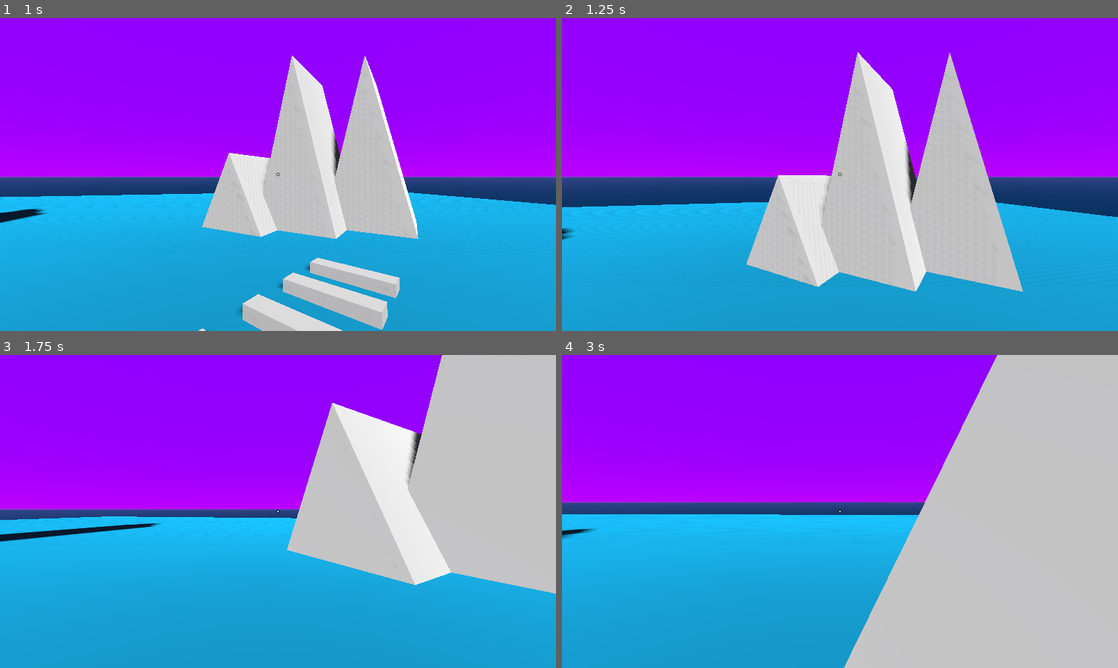
Above: before the commit, frames 1-4 (two rows, left to right).
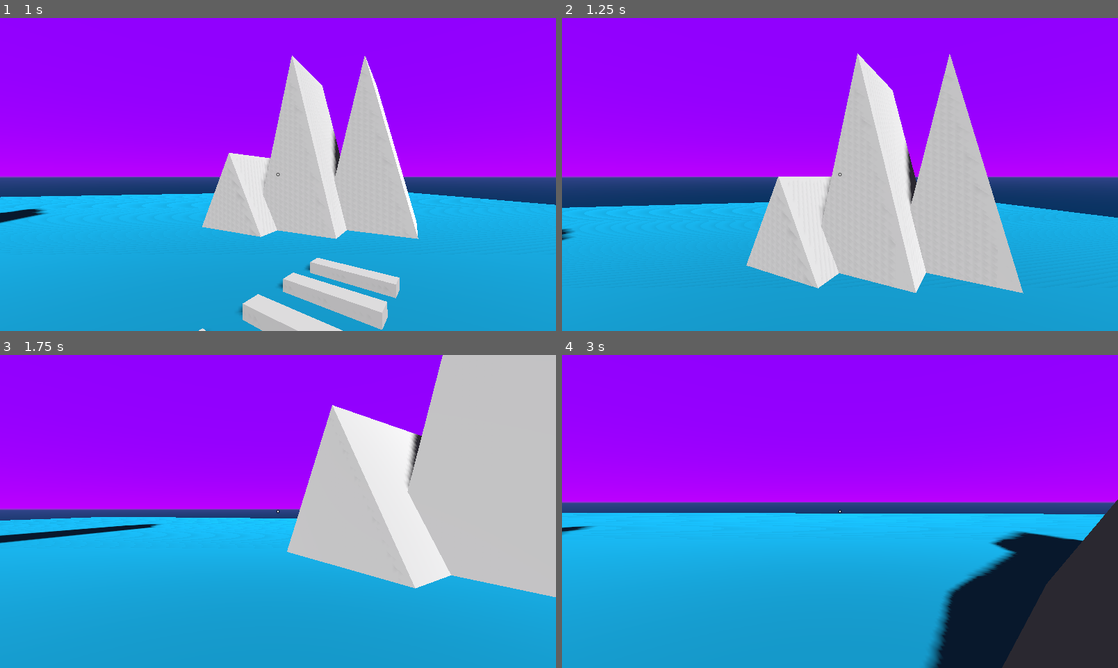
Above: after the commit, the same moments.

Repository: DeerTears/Embers-FPS-Controller
Game: Godot game, scene res://Main.tscn
Same seed, same stepped clock (60 frames per second), same inputs: the game is played once before the commit and once after it.
Inputs (mouse positions are in pixels of both pictures, inside the frame that each line leads up to):
- Up to frame 1 (1 s): tap Enter at 0.5 s; move the mouse to (305, 174) at 0.52 s; hold W (forward) from 0.53 s (still down); hold Shift (sprint) from 0.53 s (still down); tap Space (jump) at 0.77, 0.8 s
- Up to frame 2 (1.25 s): keep holding W (forward); keep holding Shift (sprint); tap Space (jump) at 1.07 s
- Up to frame 3 (1.75 s): keep holding W (forward); move the mouse to (250, 511) at 1.27 s; release Shift (sprint) at 1.28 s; tap Space (jump) at 1.35, 1.52 s; tap Shift (sprint) at 1.55 s
- Up to frame 4 (3 s): keep holding W (forward); tap Space (jump) at 1.82, 2.3 s; move the mouse to (851, 505) at 2.02 s; press the mouse at (851, 505) at 2.03 s; move the mouse to (834, 517) at 2.77 s; release the mouse at (834, 517) at 2.78 s; tap Shift (sprint) at 2.85 s

Frame 1 is identical in both runs. In frame 2, 0.6% of the frame differs, in the area x 0-100%, y 10-88%; in frame 3, 1.2%; in frame 4, 36%, in the area x 0-100%, y 0-100%.

Commit message:
Add coyote time
Looking at a big refactor coming up sometime soon to rename stuff and clean up this cofde

Diff:
--- a/CharacterController.gd
+++ b/CharacterController.gd
@@ -24,6 +24,7 @@
 Enjoy! Contact me at Ember#1765 on Discord or @goodnight_grrl on Twitter if you have questions or suggestions.
 """
 
+const COYOTE_TIME := 30
 # Break all of these maximums and minimums as desired, they're just here for
 # easy editing in the Inspector.
 
@@ -56,6 +57,8 @@
 ## Persistent velocity across physics frames.
 var movement := Vector3()
 
+var airtime_counter: int
+var is_sprinting: bool
 # The target position for the Camera to reach.
 onready var camera_target_position: Position3D = $CameraTargetPosition
 # The current position for the Camera, with Y position lerped towards the target by step_speed.
@@ -74,9 +77,12 @@
 			event.relative.x * mouse_look_sensitivity,
 			event.relative.y * mouse_look_sensitivity
 		)
+	if event.is_action("sprint"):
+		is_sprinting = event.is_action_pressed("sprint")
 
-func _physics_process(_delta: float) -> void:
+func _physics_process(delta: float) -> void:
 	var direction = Vector3()
+	airtime_counter = 0 if is_on_floor() else airtime_counter + 1
 	head_camera.global_transform.basis = camera_target_position.global_transform.basis
 	# Update Camera position, with lerped Y.
 	head_camera.global_transform.origin = Vector3(
@@ -97,13 +103,16 @@
 		direction += transform.basis.x * (Input.get_action_strength("right") - Input.get_action_strength("left"))
 		handle_joystick_looking()
 		direction *= speed
-		direction *= sprint_multiplier if Input.is_action_pressed("sprint") else 1.0
+		direction *= sprint_multiplier if is_sprinting else 1.0
 		has_pressed_jump = Input.is_action_just_pressed("jump")
 	movement = movement.linear_interpolate(
 			Vector3(direction.x, movement.y, direction.z), acceleration
 	)
-	if has_pressed_jump and is_on_floor():
-		movement.y += jump_strength
+	if has_pressed_jump:
+		if is_on_floor() or airtime_counter < COYOTE_TIME:
+			movement.y = 0.0
+			airtime_counter = COYOTE_TIME
+			movement.y += jump_strength
 	else:
 		movement += Vector3(0, gravity, 0)
 	# Maximum angle does not apply to RayShape CollisionShapes.
--- a/project.godot
+++ b/project.godot
@@ -9,7 +9,7 @@
 config_version=4
 
 _global_script_classes=[ {
-"base": "Reference",
+"base": "KinematicBody",
 "class": "Player",
 "language": "GDScript",
 "path": "res://CharacterController.gd"
